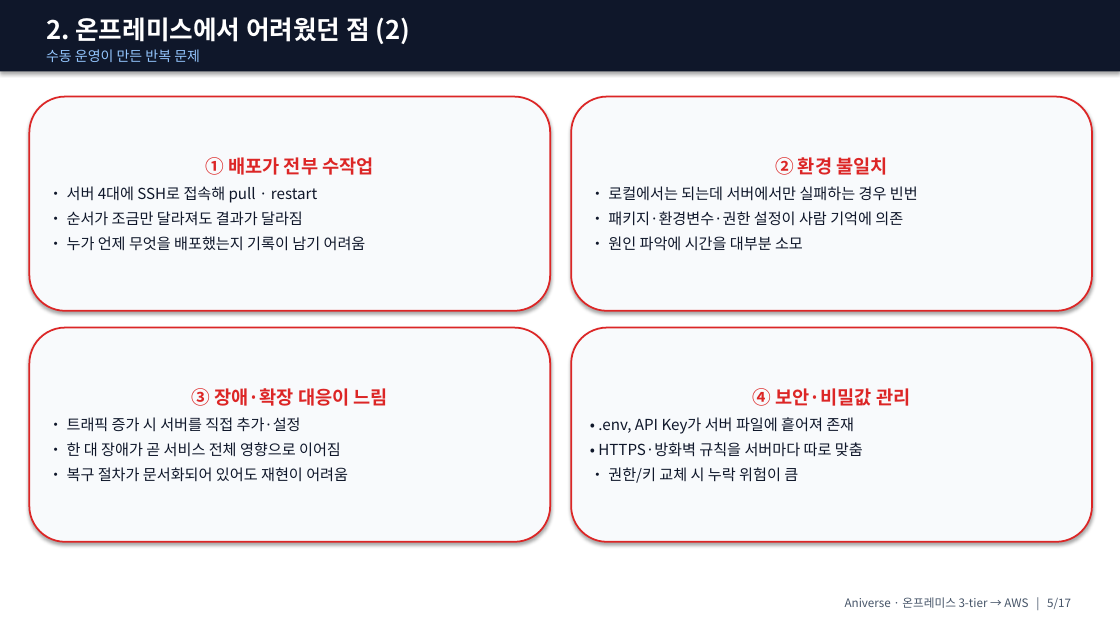
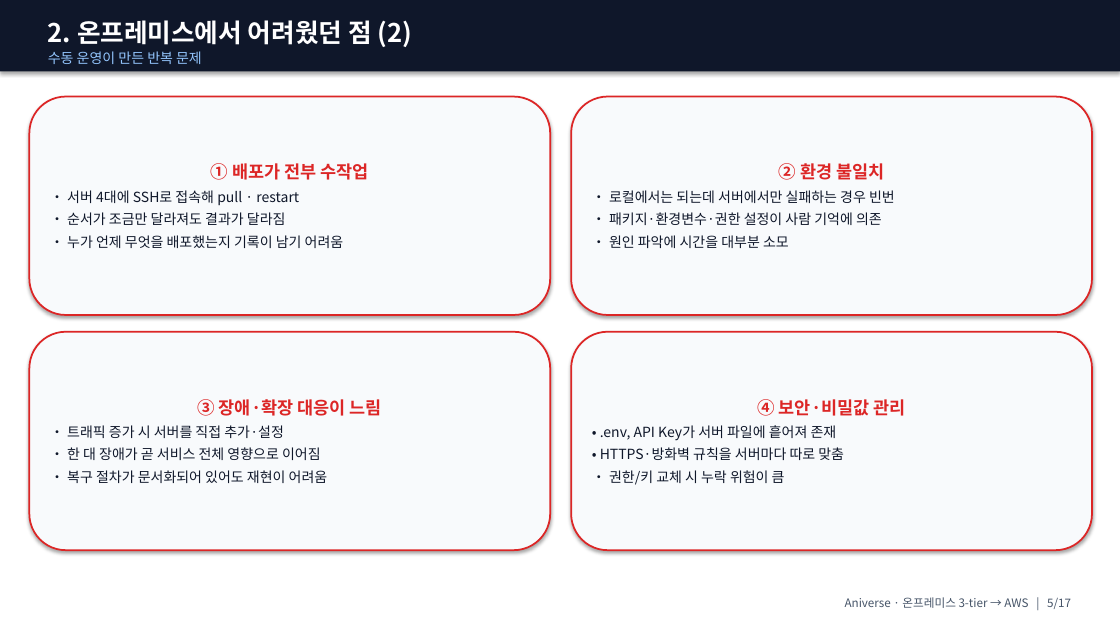
Before and after one commit to ho0215/anime-project-infra, a slide deck: slide 5 of docs/presentation/ppt/Aniverse_발표_강사용.pptx. Drawn at 1120x630 pixels with LibreOffice and Linux fonts; fonts in the diff are those of the drawing. Boxes give left, top, right and bottom in pixels: in the first picture for what was removed or moved away, otherwise in the second. Text is boxed around its words. In the diff, an @@ line names an element or a change of style, - is before the commit and + after.

```diff
--- a/docs/presentation/ppt/Aniverse_발표_강사용.pptx
+++ b/docs/presentation/ppt/Aniverse_발표_강사용.pptx
@@ rounded rectangle "① 배포가 전부 수작업": place and size @@
-rounded rectangle "① 배포가 전부 수작업" at [29,97,550,311]
+rounded rectangle "① 배포가 전부 수작업" at [29,97,550,315]
@@ rounded rectangle "① 배포가 전부 수작업" at [29,97,550,315]: size 16 to 15 pt in "① 배포가 전부 수작업"; size 13 to 12 pt in "• 서버 4대에 SSH로 접속해 pull · ...", "• 순서가 조금만 달라져도 결과가 달라짐", "• 누가 언제 무엇을 배포했는지 기록이 남기 ..."; less space between paragraphs @@
@@ rounded rectangle "② 환경 불일치": place and size @@
-rounded rectangle "② 환경 불일치" at [571,97,1092,311]
+rounded rectangle "② 환경 불일치" at [571,97,1092,315]
@@ rounded rectangle "② 환경 불일치" at [571,97,1092,315]: size 16 to 15 pt in "② 환경 불일치"; size 13 to 12 pt; less space between paragraphs @@
@@ rounded rectangle "③ 장애·확장 대응이 느림": place and size @@
-rounded rectangle "③ 장애·확장 대응이 느림" at [29,328,550,542]
+rounded rectangle "③ 장애·확장 대응이 느림" at [29,332,550,550]
@@ rounded rectangle "③ 장애·확장 대응이 느림" at [29,332,550,550]: size 16 to 15 pt in "③ 장애·확장 대응이 느림"; size 13 to 12 pt in "• 트래픽 증가 시 서버를 직접 추가·설정", "• 한 대 장애가 곧 서비스 전체 ...", "• 복구 절차가 문서화되어 있어도 재현이 어려움"; less space between paragraphs @@
@@ rounded rectangle "④ 보안·비밀값 관리": place and size @@
-rounded rectangle "④ 보안·비밀값 관리" at [571,328,1092,542]
+rounded rectangle "④ 보안·비밀값 관리" at [571,332,1092,550]
@@ rounded rectangle "④ 보안·비밀값 관리" at [571,332,1092,550]: size 16 to 15 pt in "④ 보안·비밀값 관리"; size 13 to 12 pt in "• .env, API Key가 서버 파일에 흩어져 ...", "• HTTPS·방화벽 규칙을 서버마다 따로 맞춤", "• 권한/키 교체 시 누락 위험이 큼"; less space between paragraphs @@
```
Also in this commit, not shown: 11 other slides changed, 2 other files.
